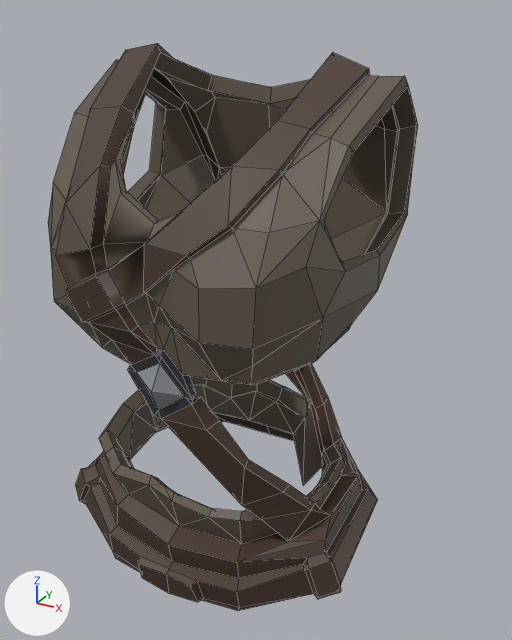
Before and after pictures for a commit that changed the FBX model Assets/Models/Items/Armor/Chr_Torso_Female_01_Drop.fbx.
The view is the same before and after, from a 50 mm lens placed at (0.00416, -0.00666, 0.00345), pointed at (0.00043, 0.00012, 0.00006). Every picture has the same lights, and +X, +Y and +Z are marked at lower left. Mesh edges are drawn as thin lines. Where no turn or scale is listed for an object, it has been applied to the vertices.

Script lines for the objects in view, before the commit:
```python
me_меш = bpy.data.meshes.new('Меш')
me_меш.from_pydata(...)  # 764 vertices, 941 faces; spans x -0.002..0.00249, y -0.00163..0.00163, z -0.00319..0.00308
me_меш.materials.append(mat_lambert1)  # picture img_armor_set_textures_png
ob_chr_torso_female_01_static = bpy.data.objects.new('Chr_Torso_Female_01_Static', me_меш)
ob_chr_torso_female_01_static.location = (0.0, 0.0, 0.0)
```
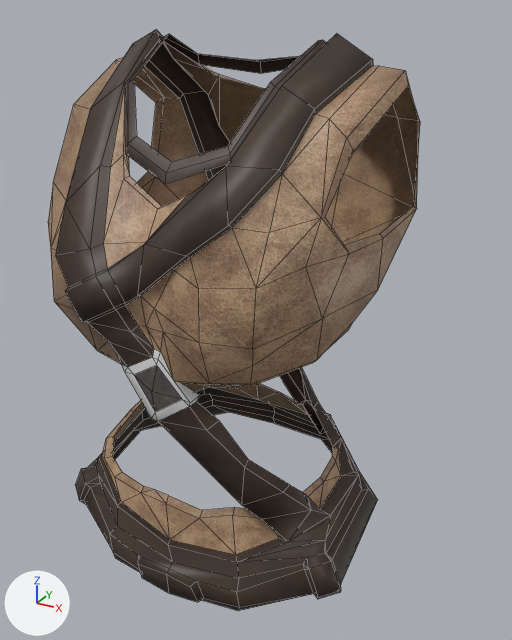
The newer file is also rescaled (x10000.0), turned or shifted as a whole; pictures and numbers use the older file's frame.

Location of each change, [x1, y1, x2, y2] in pixels of the pictures (512 x 640 px):
'Chr_Torso_Female_01_Static', reshaped
    before: [48, 43, 418, 611]
    after: [48, 29, 420, 611]
part 1 of me_меш, cut back
    before: [99, 43, 418, 520]
    after: [100, 29, 420, 518]
part 2 of me_меш, recoloured
    before: [48, 60, 408, 544]
    after: [48, 58, 418, 555]
part 3 of me_меш, recoloured
    both: [55, 102, 377, 611]
part 4 of me_меш, recoloured
    before: [137, 364, 185, 410]
    after: [134, 366, 182, 412]
part 5 of me_меш, recoloured
    before: [127, 347, 163, 419]
    after: [121, 349, 160, 421]

What the commit changed:
Picture 'Undewear.png' (img_undewear_png) is new.
Picture 'Leather.png' (img_leather_png) is new.
Picture 'MetalArmor.png' (img_metalarmor_png) is new.
Material 'Underwear' (mat_underwear) is new.
Its texture is img_undewear_png.
Material 'Leather' (mat_leather) is new.
Its texture is img_leather_png.
Material 'Metal' (mat_metal) is new.
Its texture is img_metalarmor_png.
Material 'MetalBlack' (mat_metalblack) is new.
Its base color is (0.8, 0.8, 0.8) (white #e7e7e7).
me_меш is used by ob_chr_torso_female_01_static; location (0.0, 0.0, 0.0).
me_меш had 764 vertices, 941 faces and spanned x -0.002..0.00249, y -0.00163..0.00163, z -0.00319..0.00308.
me_меш now has 413 vertices, 457 faces and spans x -0.002..0.00202, y -0.00163..0.00163, z -0.00319..0.00323.
me_меш part 1: 118 vertices moved from x -0.00159..0.00191, y -0.00148..0.00163, z -0.00234..0.00308 to x -0.00159..0.00196, y -0.00151..0.00163, z -0.00239..0.00323; 436 vertices removed from x -0.00188..0.00249, y -0.00159..0.00144, z -0.00315..0.00303; 85 vertices added at x -0.00151..0.00195, y -0.00142..0.0013, z -0.00186..0.00318.
me_меш part 2: 122 faces spanning x -0.00197..0.00196, y -0.00151..0.00153, z -0.00289..0.00295 switch from mat_lambert1 (picture img_armor_set_textures_png) to mat_underwear (picture img_undewear_png).
me_меш part 3: 184 faces spanning x -0.002..0.00202, y -0.00163..0.00163, z -0.00319..0.00323 switch from mat_lambert1 (picture img_armor_set_textures_png) to mat_leather (picture img_leather_png).
me_меш part 4: 8 faces spanning x -0.00073..0.00035, y -0.00147..0.00161, z -0.00055..0.00077 switch from mat_lambert1 (picture img_armor_set_textures_png) to mat_metal (picture img_metalarmor_png).
me_меш part 5: 20 faces spanning x -0.00084..0.00013, y -0.00142..0.00158, z -0.00065..0.00088 switch from mat_lambert1 (picture img_armor_set_textures_png) to mat_metalblack (white #e7e7e7).
me_меш part 6: the surface is now shaded smooth.
